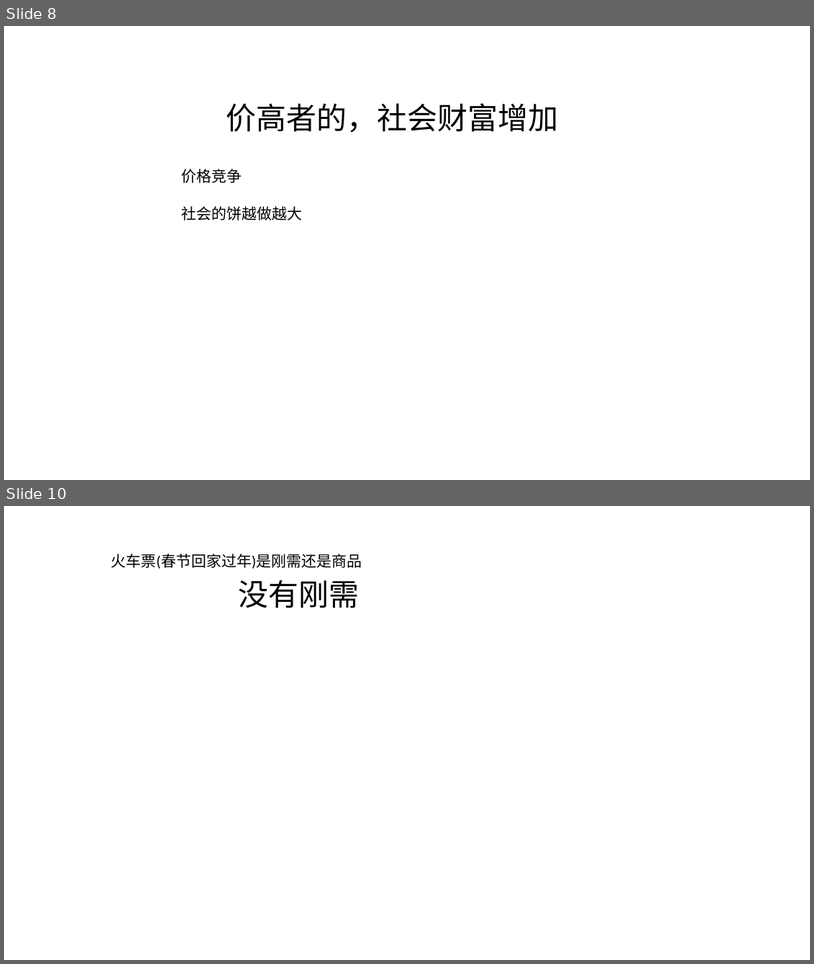
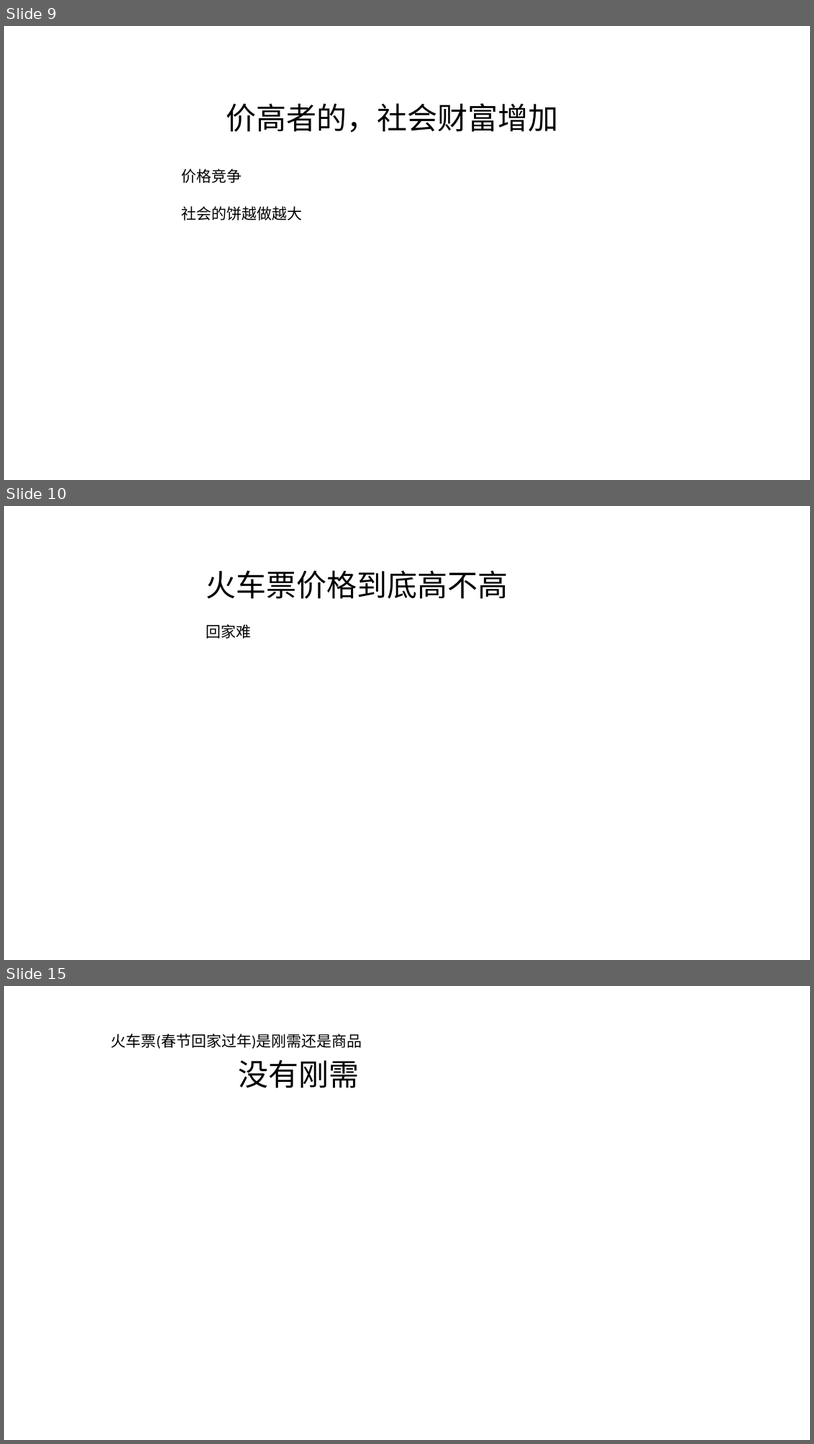
Before and after one commit to FredJiangFei/MyDocuments, a slide deck: 火车票/火车票.pptx. Shown one above the other, each under a label of ours: slides 8 and 10 before the commit, slides 9, 10 and 15 after it; the slides between them are not shown. The pictures are 814x964 and 814x1444 pixels, drawn with LibreOffice and Linux fonts; fonts in the diff are those of the drawing. Boxes give left, top, right and bottom in pixels: in the first picture for what was removed or moved away, otherwise in the second. Text is boxed around its words. In the diff, an @@ line names an element or a change of style, - is before the commit and + after.

Commit message:
火车票

```diff
--- a/火车票/火车票.pptx
+++ b/火车票/火车票.pptx
@@ slide 10 added at bbox=[4, 506, 810, 960], background #FFFFFF @@
@@ text added at bbox=[206, 570, 509, 599], 36 pt, text #000000 @@
+火车票价格到底高不高
@@ text added at bbox=[206, 624, 252, 638], 18 pt, text #000000 @@
+回家难
@@ what was slide 8 is now slide 9 @@
@@ what was slide 10 is now slide 15 @@
```
Also in this commit, not shown: 4 slides changed, 7 other slides added, 1 slide removed, 2 other files.
